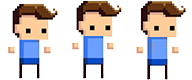
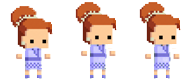
Before/after of a 192 x 80 layered artwork. What changed in the layer stack:
added group "girl_green copy" with 3 layers above "girl_green" over [10, 1, 181, 79]
added layer "Layer 14 copy" (1st of 2, in "girl_green copy") in group "girl_green copy" over [139, 1, 181, 79]
added layer "Layer 14" (1st of 2, in "girl_green copy") in group "girl_green copy" over [75, 1, 117, 79]
added layer "Layer 18 copy 2" (1st of 2, in "girl_green copy") in group "girl_green copy" over [10, 5, 53, 79]
added group "girl_green" with 3 layers above "blue" over [10, 1, 181, 79]
added layer "Layer 14 copy" (2nd of 2, in "girl_green") in group "girl_green" over [139, 1, 181, 79]
added layer "Layer 14" (2nd of 2, in "girl_green") in group "girl_green" over [75, 1, 117, 79]
added layer "Layer 18 copy 2" (2nd of 2, in "girl_green") in group "girl_green" over [10, 5, 53, 79]
hid group "blue" (3 layers) over [8, 1, 186, 80]
hid group "orange" (3 layers) over [8, 1, 186, 80]
hid group "brown" (3 layers) over [8, 1, 186, 80]
